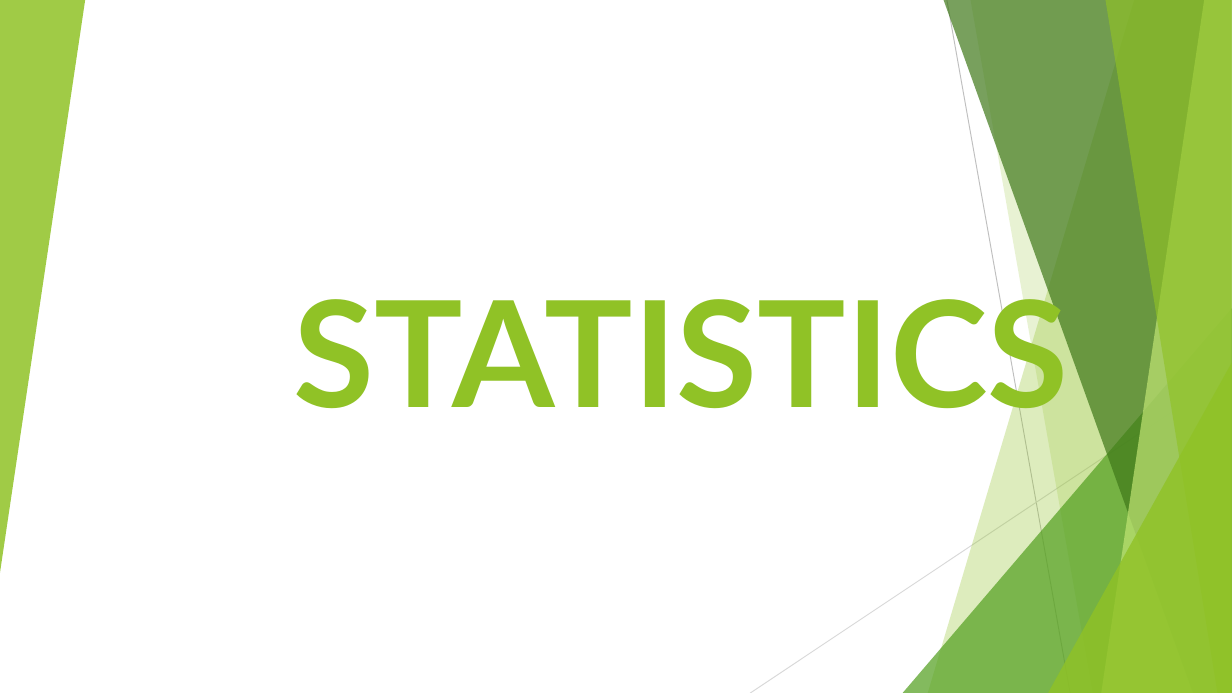
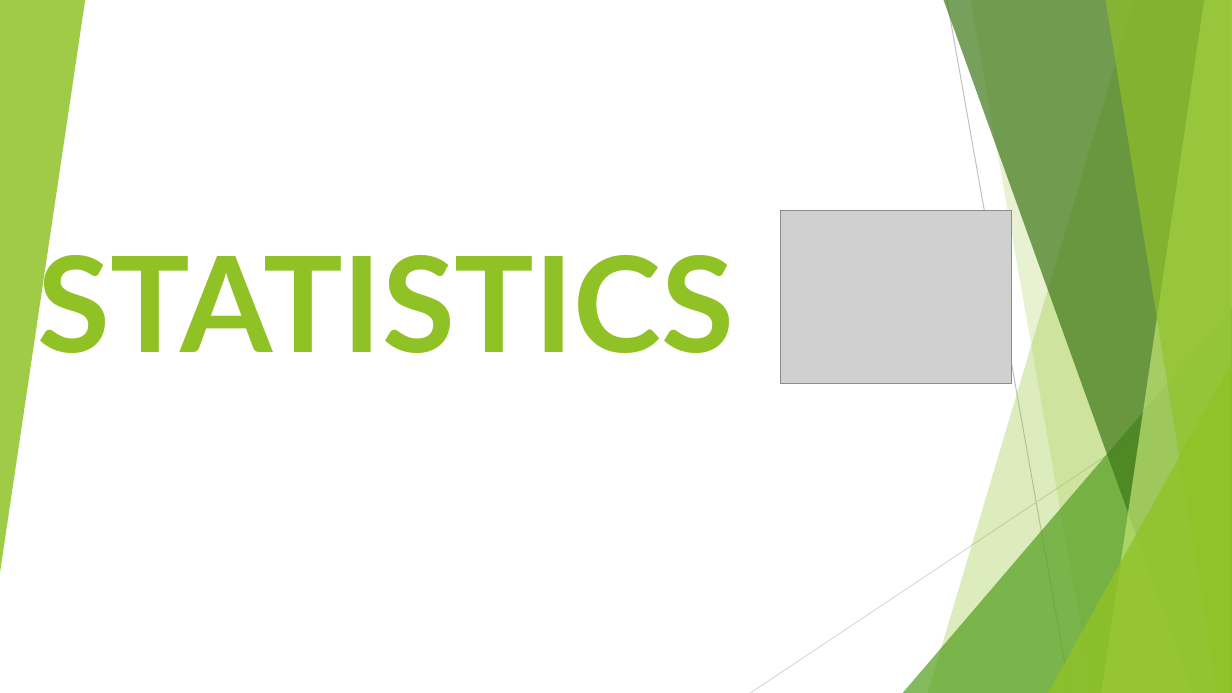
Before and after one commit to gayatribhoyar00/Data-Analyst-Notes, a slide deck: slide 1 of STATISTICS.pptx. Drawn at 1232x693 pixels with LibreOffice and Linux fonts; fonts in the diff are those of the drawing; grey boxes stand for pictures. Boxes give left, top, right and bottom in pixels: in the first picture for what was removed or moved away, otherwise in the second. Text is boxed around its words. In the diff, an @@ line names an element or a change of style, - is before the commit and + after.

```diff
--- a/STATISTICS.pptx
+++ b/STATISTICS.pptx
@@ title "STATISTICS" moved from (x1=294, y1=279, x2=1069, y2=434) to (x1=37, y1=236, x2=734, y2=353) @@
@@ title "STATISTICS" at (x1=37, y1=236, x2=734, y2=353): size 115 to 103.5 pt @@
@@ picture added at (x1=781, y1=210, x2=1012, y2=384) @@
```
Also in this commit, not shown: 5 other slides changed.
